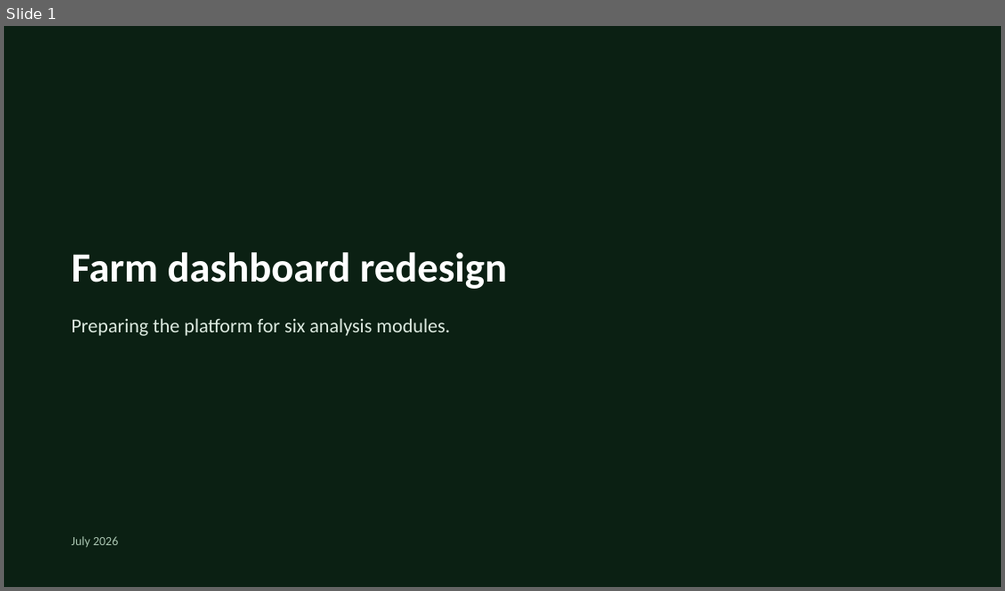
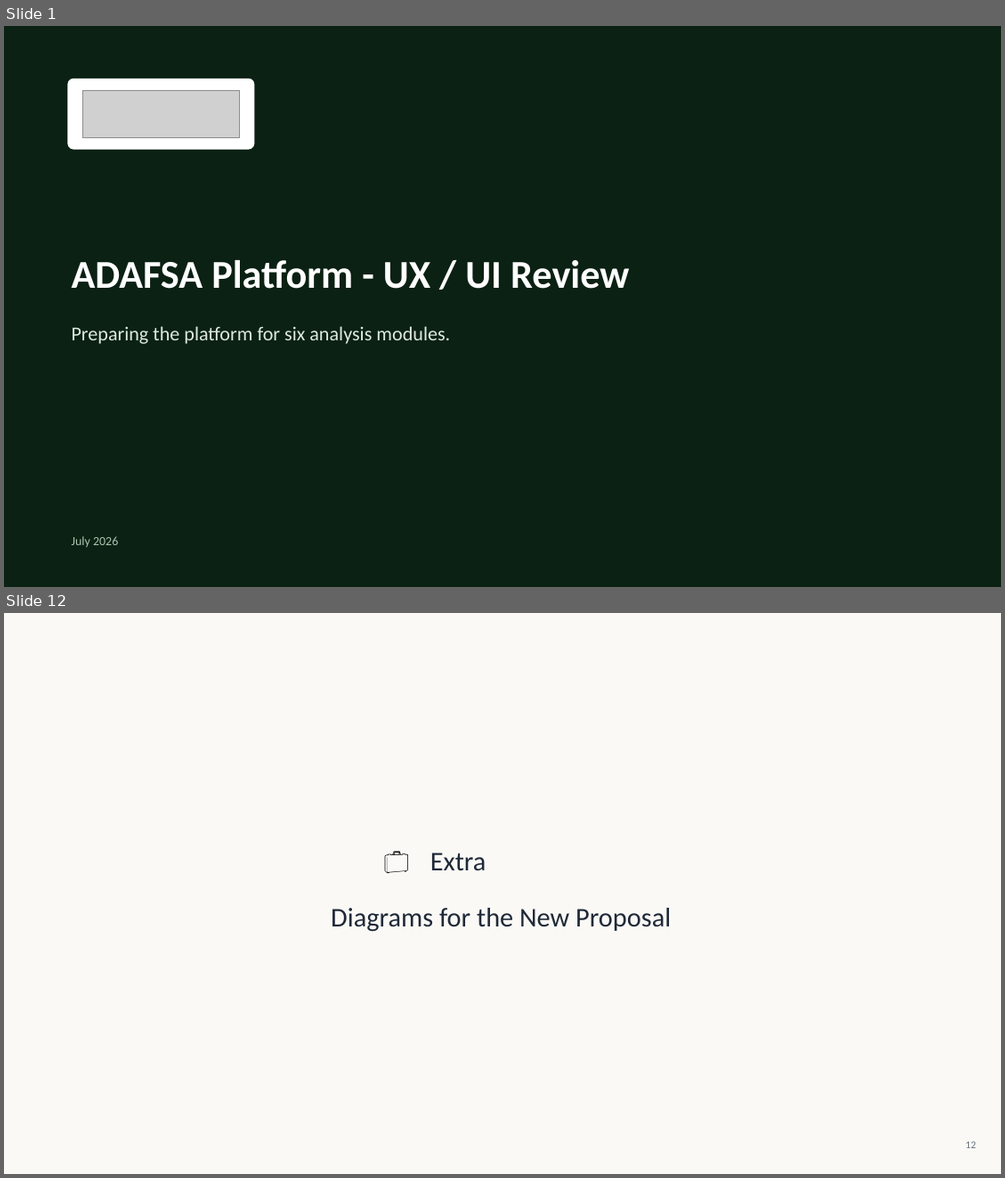
Before and after one commit to romainbigare/adafsa-mockup, a slide deck: presentation/adafsa-redesign-draft.pptx. Shown one above the other, each under a label of ours: slide 1 before the commit, slides 1 and 12 after it; the slides between them are not shown. The pictures are 1005x591 and 1005x1178 pixels, drawn with LibreOffice and Linux fonts; fonts in the diff are those of the drawing; grey boxes stand for pictures; background and template pictures are left out. Boxes give left, top, right and bottom in pixels: in the first picture for what was removed or moved away, otherwise in the second. Text is boxed around its words. In the diff, an @@ line names an element or a change of style, - is before the commit and + after.

```diff
--- a/presentation/adafsa-redesign-draft.pptx
+++ b/presentation/adafsa-redesign-draft.pptx
@@ slide 12 added at (4,613,1001,1174), background #FAF9F6 @@
@@ text added at (371,837,423,882), 24 pt, text #000000 @@
+💼
@@ text added at (430,852,486,870), 26 pt, text #1F2937 @@
+Extra
@@ text added at (331,908,671,932), 26 pt, text #1F2937 @@
+Diagrams for the New Proposal
@@ text added at (965,1141,976,1148), 10 pt, text #6B7280 @@
+12
@@ slide 1 changed as well @@
@@ rectangle at (4,26,1001,587): fill #0B1F12 at 84% opacity to #0B1F12 at 78% opacity @@
@@ rounded rectangle added at (67,79,254,150), fill #FFFFFF @@
@@ picture added at (82,90,240,137) @@
@@ text removed at (72,252,507,289) @@
-Farm dashboard redesign
@@ text added at (72,260,629,289), 38 pt, text #FFFFFF, bold @@
+ADAFSA Platform - UX / UI Review
@@ text "Preparing the platform for six ...": place and size @@
-text "Preparing the platform for six ..." at (72,318,450,336)
+text "Preparing the platform for six ..." at (72,326,450,344)
```
Also in this commit, not shown: 2 other slides changed, 11 other slides added, 9 slides removed, 17 other files.
